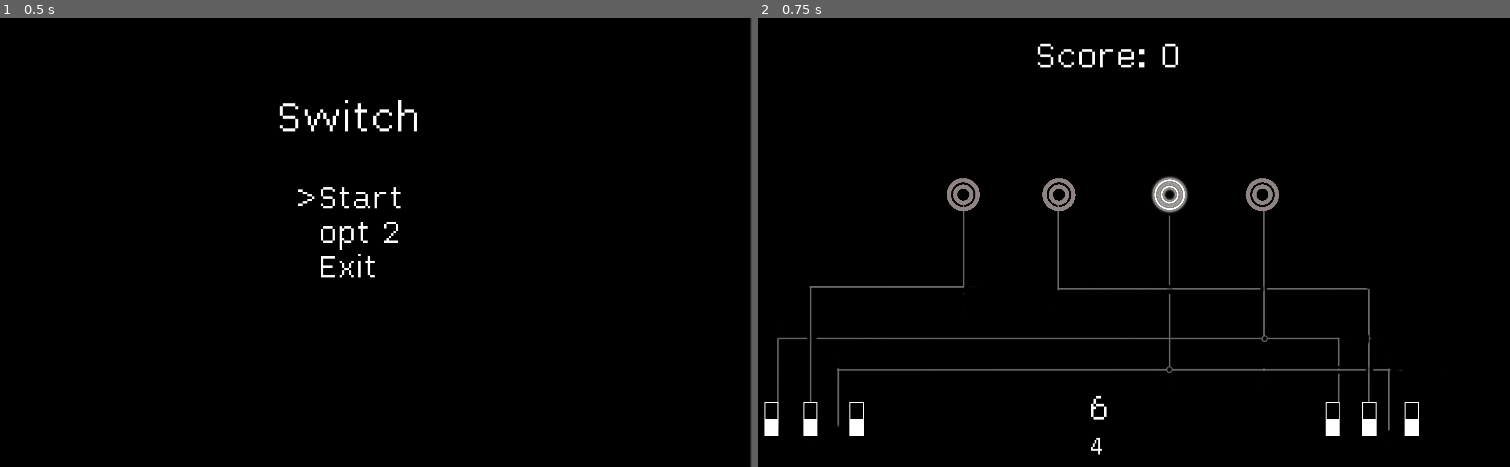
Above: before the commit, frames 1-2 (left to right).
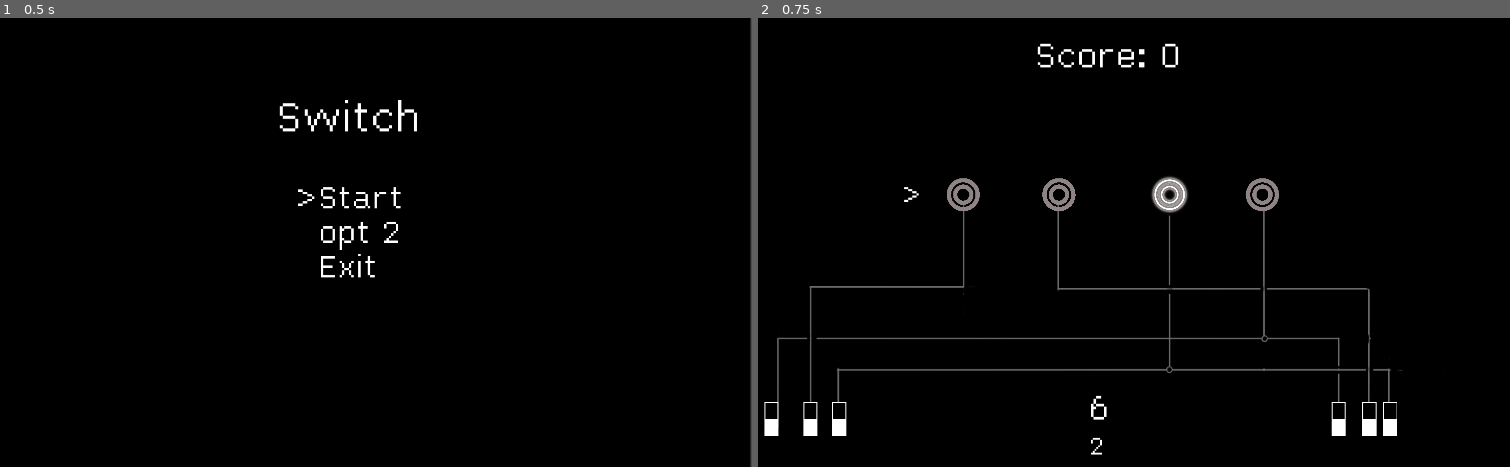
Above: after the commit, the same moments.

Repository: DragonCat4012/Switch
Game: Godot game, scene res://menu.tscn
Same seed, same stepped clock (60 frames per second), same inputs: the game is played once before the commit and once after it.
Inputs (mouse positions are in pixels of both pictures, inside the frame that each line leads up to):
- Up to frame 1 (0.5 s): no input
- Up to frame 2 (0.75 s): tap Enter (ui_accept) at 0.5 s; move the mouse to (1284, 220) at 0.52 s; hold Up (ui_up) from 0.53 s (still down); click (1284, 220) at 0.67 s

Frame 1 is identical in both runs. In frame 2, 0.6% of the frame differs, in the area x 9-88%, y 37-98%.

Commit message:
update images + add endian

Diff:
--- a/game.gd
+++ b/game.gd
@@ -9,8 +9,12 @@
 @onready var scoreLabel = $CenterContainer2/ScoreLabel
 @onready var audioPlayer = $"AudioStreamPlayer"
 
+# Current Game
 var currentNumber = 0
 var goalNumber = -1
+var smallEndian = false
+
+# General
 var score = 0
 
 var map_dict = { # key=switch, value=lamp
@@ -39,6 +43,17 @@
 	initNumber()
 	updateCurrentNumber(true)
 
+	smallEndian = randi()% 2 == 0
+	updateEndian()
+
+func updateEndian():
+	if smallEndian:
+		$HBoxContainer/LeftArrow.text = ">"
+		$HBoxContainer/RightArrow.text = ""
+	else:
+		$HBoxContainer/LeftArrow.text = ""
+		$HBoxContainer/RightArrow.text = "<"
+
 func switch_activated(_switch_number, _isOn):
 	if not audioPlayer.playing:
 			audioPlayer.play()
@@ -62,14 +77,24 @@
 
 func updateCurrentNumber(_init = false):
 	var x = 0
-	if lamp1.isOn:
-		x += 1
-	if lamp2.isOn:
-		x += 2
-	if lamp3.isOn:
-		x += 4
-	if lamp4.isOn:
-		x += 8
+	if smallEndian:
+		if lamp1.isOn:
+			x += 1
+		if lamp2.isOn:
+			x += 2
+		if lamp3.isOn:
+			x += 4
+		if lamp4.isOn:
+			x += 8
+	else:
+		if lamp4.isOn:
+			x += 1
+		if lamp3.isOn:
+			x += 2
+		if lamp2.isOn:
+			x += 4
+		if lamp1.isOn:
+			x += 8
 
 	currentNumber = x
 	numberPreviewLabel.text = str(currentNumber)
--- a/game.tscn
+++ b/game.tscn
@@ -50,7 +50,6 @@
 
 [node name="Map" type="Sprite2D" parent="MarginContainer"]
 position = Vector2(960, 540)
-scale = Vector2(1, 1)
 texture = ExtResource("2_cey4v")
 
 [node name="Switch 1" type="Sprite2D" parent="MarginContainer"]
@@ -68,14 +67,14 @@
 metadata/id = 2
 
 [node name="Switch 3" type="Sprite2D" parent="MarginContainer"]
-position = Vector2(350, 965)
+position = Vector2(308, 965)
 scale = Vector2(0.05, 0.05)
 texture = ExtResource("3_tksxr")
 script = ExtResource("3_gwxeo")
 metadata/id = 3
 
 [node name="Switch 4" type="Sprite2D" parent="MarginContainer"]
-position = Vector2(1494, 965)
+position = Vector2(1508, 965)
 scale = Vector2(0.05, 0.05)
 texture = ExtResource("3_tksxr")
 script = ExtResource("3_gwxeo")
@@ -89,7 +88,7 @@
 metadata/id = 5
 
 [node name="Switch 6" type="Sprite2D" parent="MarginContainer"]
-position = Vector2(1684, 965)
+position = Vector2(1632, 965)
 scale = Vector2(0.05, 0.05)
 texture = ExtResource("3_tksxr")
 script = ExtResource("3_gwxeo")
@@ -139,3 +138,25 @@
 
 [node name="AudioStreamPlayer" type="AudioStreamPlayer" parent="."]
 stream = ExtResource("8_q7x5g")
+
+[node name="HBoxContainer" type="HBoxContainer" parent="."]
+offset_left = 464.0
+offset_top = 377.0
+offset_right = 1464.0
+offset_bottom = 477.0
+
+[node name="LeftArrow" type="Label" parent="HBoxContainer"]
+layout_mode = 2
+theme_override_fonts/font = ExtResource("2_q8ujg")
+theme_override_font_sizes/font_size = 80
+text = ">"
+
+[node name="Control" type="Control" parent="HBoxContainer"]
+layout_mode = 2
+size_flags_horizontal = 3
+
+[node name="RightArrow" type="Label" parent="HBoxContainer"]
+layout_mode = 2
+theme_override_fonts/font = ExtResource("2_q8ujg")
+theme_override_font_sizes/font_size = 80
+text = "<"
